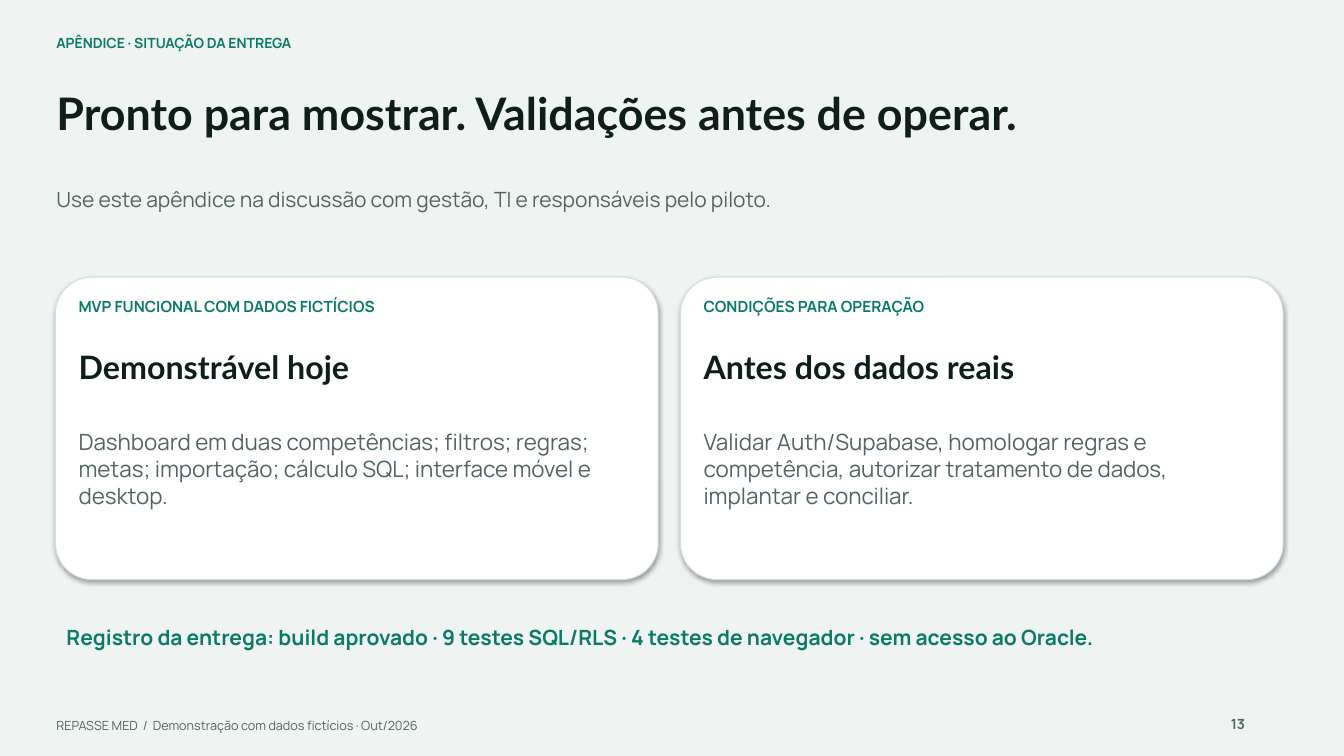
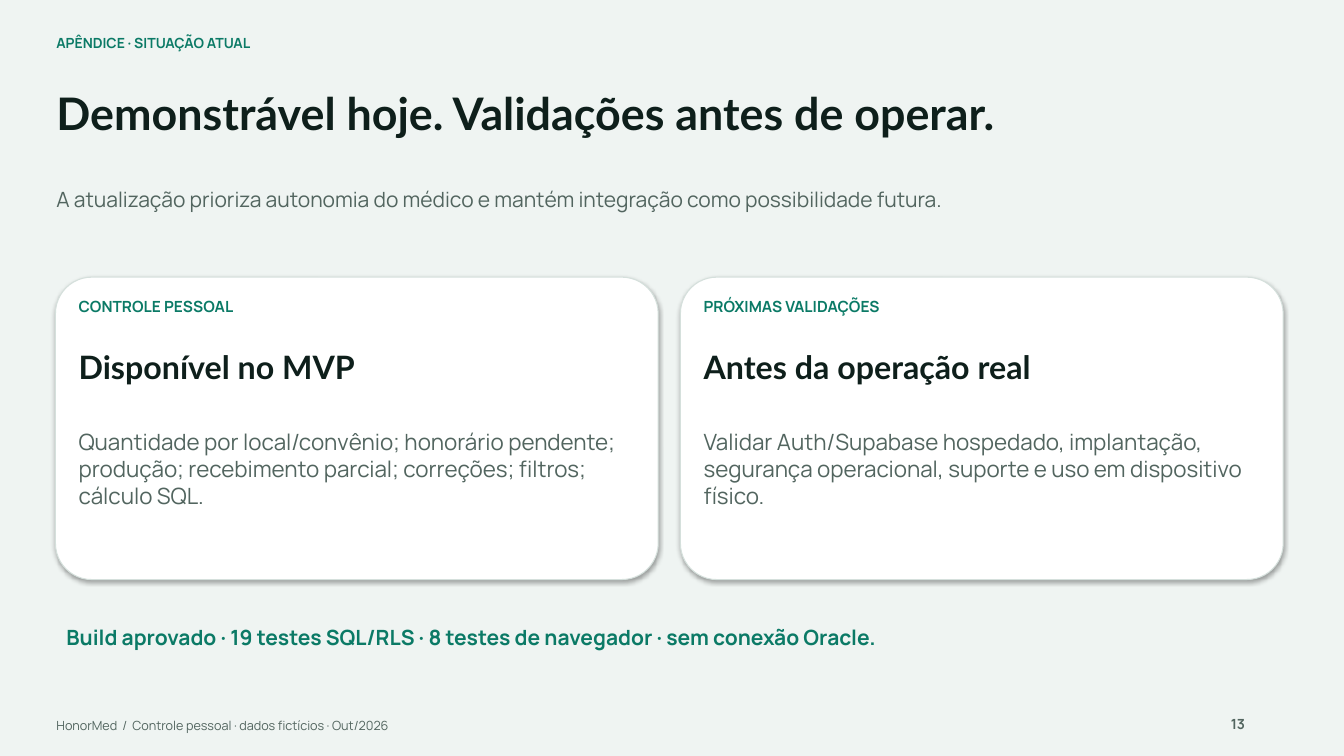
Before and after one commit to Gor0d/HonorMed, a slide deck: slide 13 of docs/apresentacao/Repasse_MED_Apresentacao_Medicos.pptx. Drawn at 1344x756 pixels with LibreOffice and Linux fonts; fonts in the diff are those of the drawing. Boxes give left, top, right and bottom in pixels: in the first picture for what was removed or moved away, otherwise in the second. Text is boxed around its words. In the diff, an @@ line names an element or a change of style, - is before the commit and + after.

```diff
--- a/docs/apresentacao/Repasse_MED_Apresentacao_Medicos.pptx
+++ b/docs/apresentacao/Repasse_MED_Apresentacao_Medicos.pptx
@@ text at <box>56,34,250,52</box>: text changed @@
-APÊNDICE · SITUAÇÃO DA ENTREGA
+APÊNDICE · SITUAÇÃO ATUAL
@@ text at <box>56,96,994,138</box>: text changed @@
-Pronto para mostrar. Validações antes de operar.
+Demonstrável hoje. Validações antes de operar.
@@ text at <box>56,190,942,213</box>: text changed @@
-Use este apêndice na discussão com gestão, TI e responsáveis pelo piloto.
+A atualização prioriza autonomia do médico e mantém integração como possibilidade futura.
@@ text at <box>704,298,879,316</box>: text changed @@
-CONDIÇÕES PARA OPERAÇÃO
+PRÓXIMAS VALIDAÇÕES
@@ text at <box>79,300,233,313</box>: text changed @@
-MVP FUNCIONAL COM DADOS FICTÍCIOS
+CONTROLE PESSOAL
@@ text at <box>79,355,355,385</box>: text changed @@
-Demonstrável hoje
+Disponível no MVP
@@ text at <box>704,355,1031,385</box>: text changed @@
-Antes dos dados reais
+Antes da operação real
@@ text at <box>79,432,615,505</box>: text changed @@
-Dashboard em duas competências; filtros; regras; metas; importação; cálculo SQL; interface móvel e desktop.
+Quantidade por local/convênio; honorário pendente; produção; recebimento parcial; correções; filtros; cálculo SQL.
@@ text at <box>704,433,1242,505</box>: text changed @@
-Validar Auth/Supabase, homologar regras e competência, autorizar tratamento de dados, implantar e conciliar.
+Validar Auth/Supabase hospedado, implantação, segurança operacional, suporte e uso em dispositivo físico.
@@ text at <box>66,628,875,651</box>: text changed @@
-Registro da entrega: build aprovado · 9 testes SQL/RLS · 4 testes de navegador · sem acesso ao Oracle.
+Build aprovado · 19 testes SQL/RLS · 8 testes de navegador · sem conexão Oracle.
@@ text at <box>56,720,388,733</box>: text changed @@
-REPASSE MED / Demonstração com dados fictícios · Out/2026
+HonorMed / Controle pessoal · dados fictícios · Out/2026
```
Also in this commit, not shown: 9 other slides changed, 6 slides added, 6 slides removed, 18 other files.
